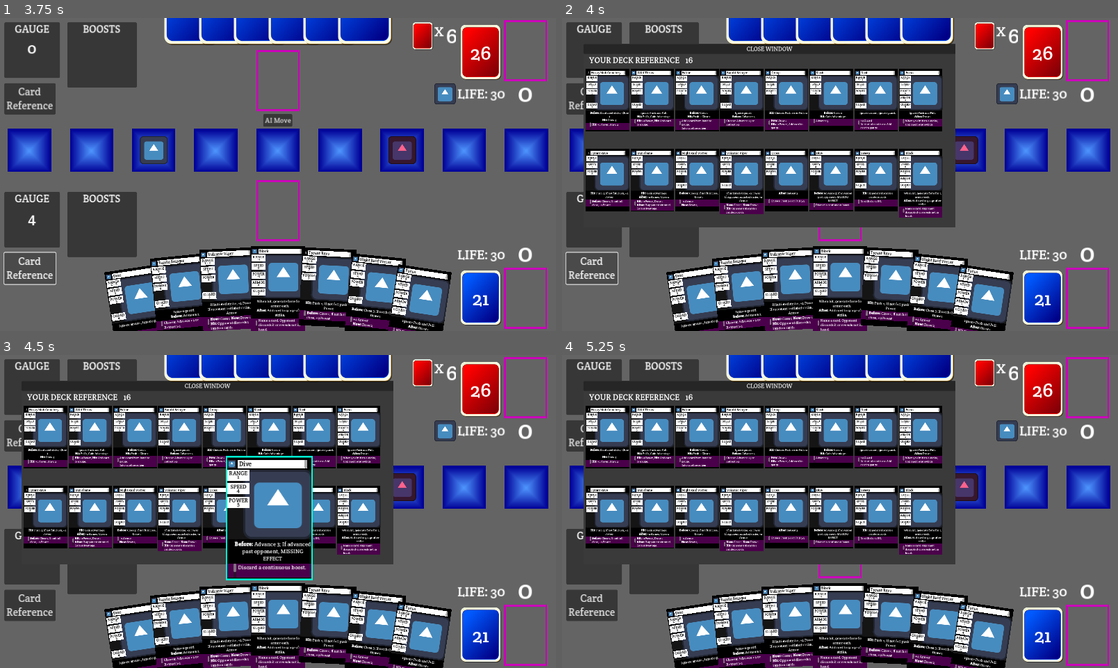
Above: before the commit, frames 1-4 (two rows, left to right).
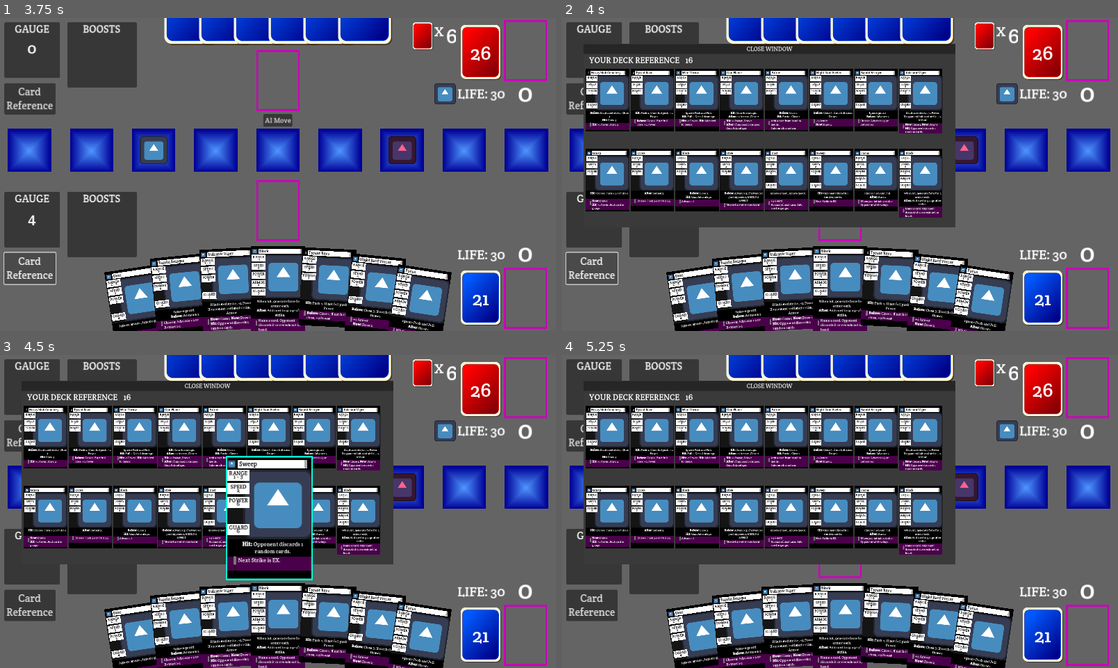
Above: after the commit, the same moments.

Repository: daniel-k-taylor/exceedgameclient
Game: Godot game, scene res://scenes/game/game.tscn
Same seed, same stepped clock (60 frames per second), same inputs: the game is played once before the commit and once after it. The engine's default icon, where the game draws it, is replaced by a stand-in: a white triangle on a blue panel in a dark square.
Inputs (mouse positions are in pixels of both pictures, inside the frame that each line leads up to):
- Up to frame 1 (3.75 s): click "AI Move" at 0.5 s; click "Prepare" at 1.25 s; click (478, 299) at 2.02 s; click (528, 299) at 2.77 s; click "Card Reference" at 3.5 s
- Up to frame 2 (4 s): no input
- Up to frame 3 (4.5 s): click (278, 549) at 4.27 s
- Up to frame 4 (5.25 s): click (595, 555) at 5.02 s

Frame 1 is identical in both runs. In frame 2, 3.3% of the frame differs, in the area x 4-69%, y 16-63%; in frame 3, 3.9%, in the area x 4-69%, y 16-72%; in frame 4, 3.3%.

Commit message:
Sort popout

Diff:
--- a/scenes/game/card_popout.gd
+++ b/scenes/game/card_popout.gd
@@ -10,6 +10,7 @@
 const MinSeparation = -220
 
 var used_slots = 0
+var total_cols = 0
 
 # Called when the node enters the scene tree for the first time.
 func _ready():
@@ -36,21 +37,39 @@
 	shrink_size()
 
 func clear(visible_slots : int):
-	used_slots = visible_slots
-	for i in range(MaxSlotCount):
+	# For the currently visible spots, set them invisible.
+	for i in range(used_slots):
 		var spot = get_spot(i)
-		spot.visible = i < visible_slots
+		spot.visible = false
 		if i % 2 == 0:
 			spot.get_parent().visible = spot.visible
+
+	# Update the used slots and column count.
+	used_slots = visible_slots
+	@warning_ignore("integer_division")
+	total_cols = floor((used_slots + 1) / 2)
+
+	# Now set the new used slots visible.
+	for i in range(used_slots):
+		var spot = get_spot(i)
+		spot.visible = true
+		spot.get_parent().visible = true
+
+	# Fix up spacing and wait a couple frames to let the container adjust.
 	adjust_spacing()
 	await get_tree().process_frame
 	await get_tree().process_frame
 
 func get_spot(slot_index):
-	var col_num = (slot_index / 2) + 1
-	var spot_num : int = (slot_index % 2) + 1
-	var col = $PopoutVBox/Margin/Row.get_node("Col%s" % str(col_num))
-	var spot = col.get_node("Spot%s" % str(spot_num))
+	# Slots should be given out in the order first row then second row.
+	var row_num = 0
+	var col_num = 0
+	@warning_ignore("integer_division")
+	if used_slots > 0:
+		row_num = floor(slot_index / total_cols)
+		col_num = (slot_index % total_cols)
+	var col = $PopoutVBox/Margin/Row.get_node("Col%s" % str(col_num + 1))
+	var spot = col.get_node("Spot%s" % str(row_num + 1))
 	return spot
 
 func get_slot_position(slot_index : int) -> Vector2:
Not shown, changed: work.todo
